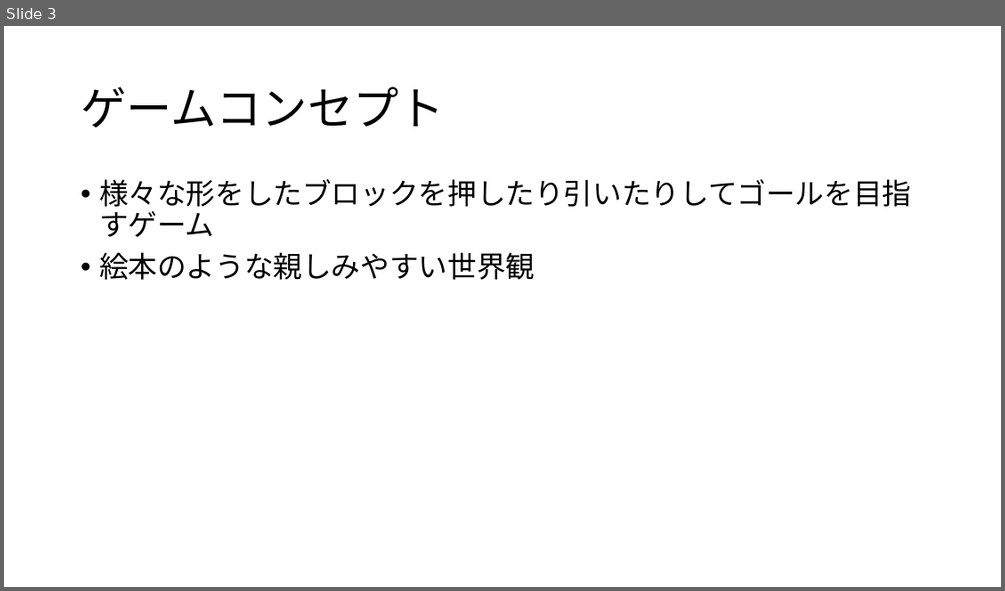
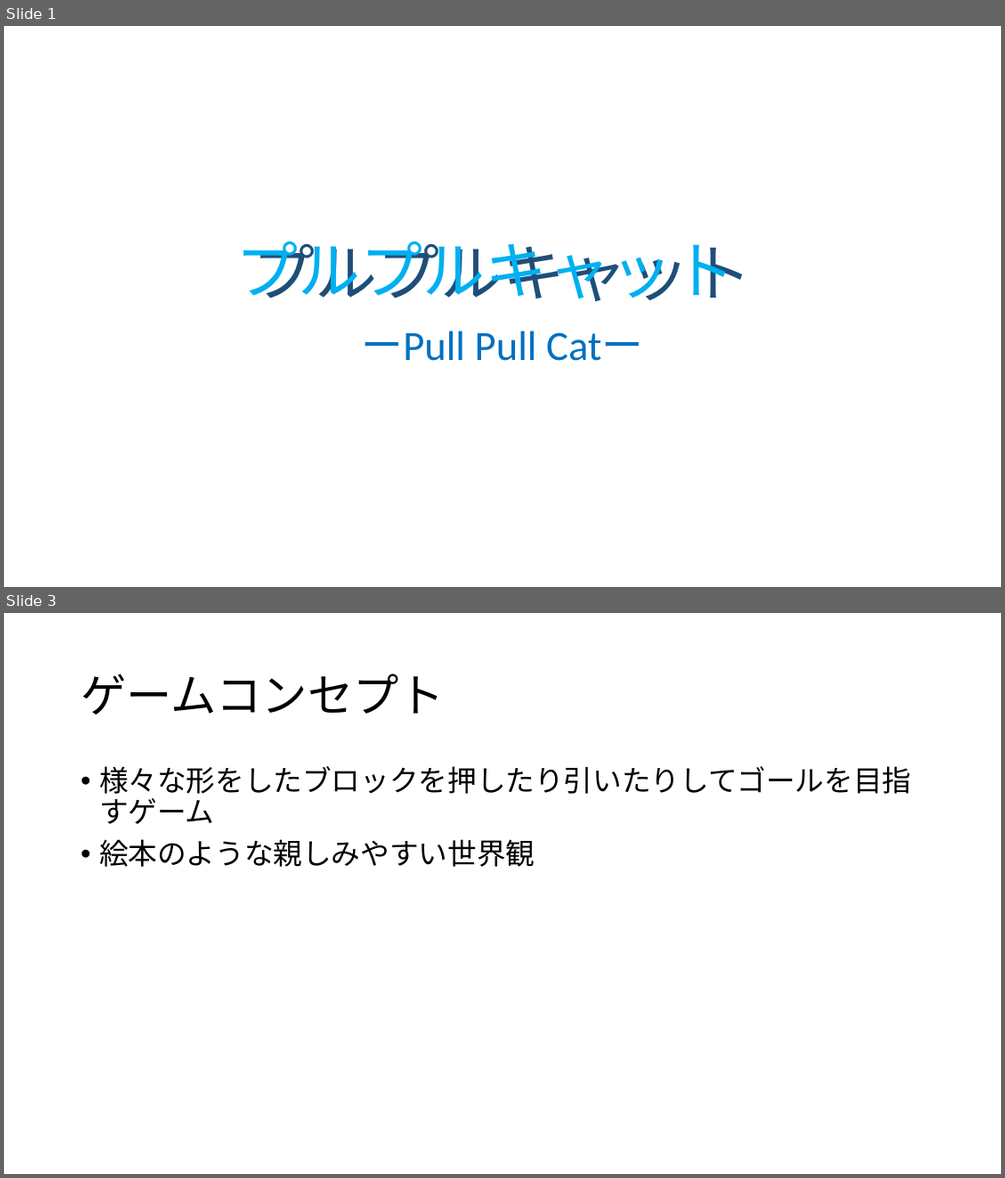
Before and after one commit to KAFein07/hikudasu, a slide deck: Plans/新規 Microsoft PowerPoint プレゼンテーション (1).pptx. Shown one above the other, each under a label of ours: slide 3 before the commit, slides 1 and 3 after it; the slides between them are not shown. The pictures are 1005x591 and 1005x1178 pixels, drawn with LibreOffice and Linux fonts; fonts in the diff are those of the drawing; background and template pictures are left out. Boxes give left, top, right and bottom in pixels: in the first picture for what was removed or moved away, otherwise in the second. Text is boxed around its words. In the diff, an @@ line names an element or a change of style, - is before the commit and + after.

```diff
--- a/Plans/新規 Microsoft PowerPoint プレゼンテーション (1).pptx
+++ b/Plans/新規 Microsoft PowerPoint プレゼンテーション (1).pptx
@@ slide 1 added at (4, 26, 1001, 587), background picture (left out) @@
@@ text added at (236, 241, 735, 301), 60 pt, text #00B0F0 @@
+プルプルキャット
@@ title added at (253, 241, 752, 301), 60 pt, text #1F4E79 @@
+プルプルキャット
@@ subtitle added at (362, 330, 643, 361), 40 pt, text #0070C0 @@
+ーPull Pull Catー
```
Also in this commit, not shown: 1 slide changed, 4 other slides added, 1 slide removed.
